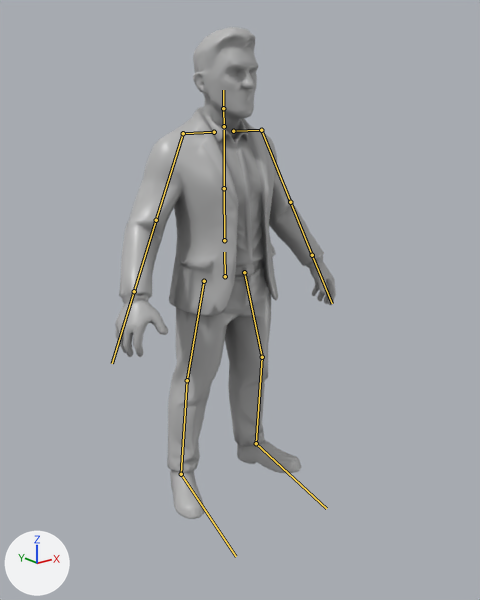
The glTF model app/story/models/vecino.glb: old version first, new version second.
Camera for both pictures: a 50 mm lens placed at (-1.548, -2.022, 1.617), pointed at (-0.083, -0.191, 0.885). The axes (+X, +Y, +Z) are drawn at lower left. The lights are the same throughout. The picture after the commit comes second. The bones that bend it are drawn over the model as lines.

The first picture shows 'Vecino'.
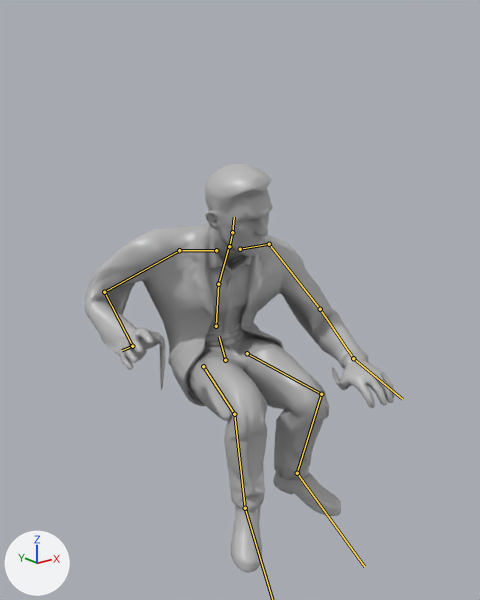
The newer file adds an action. The first version stands in its rest pose; the second is drawn at frame 20 of the action 'Sit'.

The change, as a diff of the scene's bpy script:
```diff
--- a/app/story/models/vecino.glb.py
+++ b/app/story/models/vecino.glb.py
@@ bone_hips @@
 bone_hips = bpy.data.objects['Skeleton'].pose.bones['hips']
-bone_hips.location = (0.0, 0.0, 0.0)
-bone_hips.rotation_quaternion = (1.0, 0.0, 0.0, 0.0)  # degrees (0, 0, 0)
+bone_hips.location = (0.001, -0.357, -0.001)
+bone_hips.rotation_quaternion = (0.971, -0.216, -0.103, 0.028)  # degrees (-26, -11, 6)
@@ bone_spine @@
 bone_spine = bpy.data.objects['Skeleton'].pose.bones['spine']  # child of 'hips'
-bone_spine.rotation_quaternion = (1.0, 0.0, 0.0, 0.0)  # degrees (0, 0, 0)
+bone_spine.rotation_quaternion = (0.939, 0.34, -0.047, -0.034)  # degrees (40, -4, -6)
@@ bone_chest @@
 bone_chest = bpy.data.objects['Skeleton'].pose.bones['chest']  # child of 'spine'
-bone_chest.rotation_quaternion = (1.0, 0.0, 0.0, 0.0)  # degrees (0, 0, 0)
+bone_chest.rotation_quaternion = (0.982, 0.184, -0.036, -0.011)  # degrees (21, -4, -2)
@@ bone_neck @@
 bone_neck = bpy.data.objects['Skeleton'].pose.bones['neck']  # child of 'chest'
-bone_neck.rotation_quaternion = (1.0, 0.0, 0.0, 0.0)  # degrees (0, 0, 0)
+bone_neck.rotation_quaternion = (0.988, -0.096, 0.119, -0.033)  # degrees (-12, 13, -5)
@@ bone_head @@
 bone_head = bpy.data.objects['Skeleton'].pose.bones['head']  # child of 'neck'
-bone_head.rotation_quaternion = (1.0, 0.0, 0.0, 0.0)  # degrees (0, 0, 0)
+bone_head.rotation_quaternion = (0.993, -0.049, 0.105, 0.035)  # degrees (-5, 12, 3)
@@ bone_shoulder_l @@
 bone_shoulder_l = bpy.data.objects['Skeleton'].pose.bones['shoulder.L']  # child of 'chest'
-bone_shoulder_l.rotation_quaternion = (1.0, 0.0, 0.0, 0.0)  # degrees (0, 0, 0)
+bone_shoulder_l.rotation_quaternion = (0.989, -0.085, 0.014, 0.121)  # degrees (-10, 3, 14)
@@ bone_upper_arm_l @@
 bone_upper_arm_l = bpy.data.objects['Skeleton'].pose.bones['upper_arm.L']  # child of 'shoulder.L'
-bone_upper_arm_l.rotation_quaternion = (1.0, 0.0, 0.0, 0.0)  # degrees (0, 0, 0)
+bone_upper_arm_l.rotation_quaternion = (0.864, -0.29, 0.149, -0.384)  # degrees (-38, 2, -49)
@@ bone_forearm_l @@
 bone_forearm_l = bpy.data.objects['Skeleton'].pose.bones['forearm.L']  # child of 'upper_arm.L'
-bone_forearm_l.rotation_quaternion = (1.0, 0.0, 0.0, 0.0)  # degrees (0, 0, 0)
+bone_forearm_l.rotation_quaternion = (0.908, -0.354, -0.171, -0.148)  # degrees (-41, -25, -9)
@@ bone_hand_l @@
 bone_hand_l = bpy.data.objects['Skeleton'].pose.bones['hand.L']  # child of 'forearm.L'
-bone_hand_l.rotation_quaternion = (1.0, 0.0, 0.0, 0.0)  # degrees (0, 0, 0)
+bone_hand_l.rotation_quaternion = (0.889, 0.025, 0.437, -0.135)  # degrees (-7, 52, -21)
@@ bone_shoulder_r @@
 bone_shoulder_r = bpy.data.objects['Skeleton'].pose.bones['shoulder.R']  # child of 'chest'
-bone_shoulder_r.rotation_quaternion = (1.0, 0.0, 0.0, 0.0)  # degrees (0, 0, 0)
+bone_shoulder_r.rotation_quaternion = (0.99, -0.085, -0.014, -0.108)  # degrees (-10, -3, -12)
@@ bone_upper_arm_r @@
 bone_upper_arm_r = bpy.data.objects['Skeleton'].pose.bones['upper_arm.R']  # child of 'shoulder.R'
-bone_upper_arm_r.rotation_quaternion = (1.0, 0.0, 0.0, 0.0)  # degrees (0, 0, 0)
+bone_upper_arm_r.rotation_quaternion = (0.86, 0.163, -0.366, 0.317)  # degrees (4, -47, 39)
@@ bone_forearm_r @@
 bone_forearm_r = bpy.data.objects['Skeleton'].pose.bones['forearm.R']  # child of 'upper_arm.R'
-bone_forearm_r.rotation_quaternion = (1.0, 0.0, 0.0, 0.0)  # degrees (0, 0, 0)
+bone_forearm_r.rotation_quaternion = (0.575, -0.689, 0.333, 0.29)  # degrees (-106, 51, -12)
@@ bone_hand_r @@
 bone_hand_r = bpy.data.objects['Skeleton'].pose.bones['hand.R']  # child of 'forearm.R'
-bone_hand_r.rotation_quaternion = (1.0, 0.0, 0.0, 0.0)  # degrees (0, 0, 0)
+bone_hand_r.rotation_quaternion = (0.855, -0.059, -0.09, 0.507)  # degrees (-11, -5, 62)
@@ bone_thigh_l @@
 bone_thigh_l = bpy.data.objects['Skeleton'].pose.bones['thigh.L']  # child of 'hips'
-bone_thigh_l.rotation_quaternion = (1.0, 0.0, 0.0, 0.0)  # degrees (0, 0, 0)
+bone_thigh_l.rotation_quaternion = (-0.877, 0.445, 0.145, 0.11)  # degrees (-53, -21, -4)
@@ bone_shin_l @@
 bone_shin_l = bpy.data.objects['Skeleton'].pose.bones['shin.L']  # child of 'thigh.L'
-bone_shin_l.rotation_quaternion = (1.0, 0.0, 0.0, 0.0)  # degrees (0, 0, 0)
+bone_shin_l.rotation_quaternion = (0.664, 0.735, -0.111, -0.077)  # degrees (96, -2, -15)
@@ bone_foot_l @@
 bone_foot_l = bpy.data.objects['Skeleton'].pose.bones['foot.L']  # child of 'shin.L'
-bone_foot_l.rotation_quaternion = (1.0, 0.0, 0.0, 0.0)  # degrees (0, 0, 0)
+bone_foot_l.rotation_quaternion = (0.994, 0.041, -0.042, 0.09)  # degrees (4, -5, 10)
@@ bone_thigh_r @@
 bone_thigh_r = bpy.data.objects['Skeleton'].pose.bones['thigh.R']  # child of 'hips'
-bone_thigh_r.rotation_quaternion = (1.0, 0.0, 0.0, 0.0)  # degrees (0, 0, 0)
+bone_thigh_r.rotation_quaternion = (-0.845, 0.515, -0.12, -0.08)  # degrees (-63, 17, 1)
@@ bone_shin_r @@
 bone_shin_r = bpy.data.objects['Skeleton'].pose.bones['shin.R']  # child of 'thigh.R'
-bone_shin_r.rotation_quaternion = (1.0, 0.0, 0.0, 0.0)  # degrees (0, 0, 0)
+bone_shin_r.rotation_quaternion = (0.709, 0.7, 0.074, 0.038)  # degrees (89, 3, 9)
@@ bone_foot_r @@
 bone_foot_r = bpy.data.objects['Skeleton'].pose.bones['foot.R']  # child of 'shin.R'
-bone_foot_r.rotation_quaternion = (1.0, 0.0, 0.0, 0.0)  # degrees (0, 0, 0)
+bone_foot_r.rotation_quaternion = (0.987, 0.125, -0.053, -0.085)  # degrees (15, -5, -11)
```

Where the change shows, as pixel boxes [x1, y1, x2, y2] in the pictures (480 x 600 px):
'Vecino', posed (40% wider, 17% shorter)
    before: [115, 27, 336, 519]
    after: [85, 164, 395, 573]
bone 'hips', root to tip
    before: (225, 276) to (224, 252)
    after: (225, 360) to (219, 336)
bone 'spine', root to tip
    before: (224, 240) to (224, 188)
    after: (216, 326) to (218, 284)
bone 'chest', root to tip
    before: (224, 188) to (224, 130)
    after: (218, 284) to (228, 248)
bone 'neck', root to tip
    before: (224, 126) to (223, 108)
    after: (229, 246) to (232, 232)
bone 'head', root to tip
    before: (223, 108) to (223, 90)
    after: (232, 232) to (234, 217)
bone 'shoulder.L', root to tip
    before: (233, 131) to (261, 130)
    after: (240, 249) to (269, 244)
bone 'upper_arm.L', root to tip
    before: (261, 130) to (290, 202)
    after: (269, 244) to (320, 309)
bone 'forearm.L', root to tip
    before: (290, 202) to (312, 255)
    after: (320, 309) to (353, 358)
bone 'hand.L', root to tip
    before: (312, 255) to (332, 303)
    after: (353, 358) to (402, 399)
bone 'shoulder.R', root to tip
    before: (214, 132) to (183, 133)
    after: (216, 250) to (179, 250)
bone 'upper_arm.R', root to tip
    before: (183, 133) to (156, 220)
    after: (179, 250) to (104, 292)
bone 'forearm.R', root to tip
    before: (156, 220) to (134, 291)
    after: (104, 292) to (132, 346)
bone 'hand.R', root to tip
    before: (134, 291) to (112, 363)
    after: (132, 346) to (122, 350)
bone 'thigh.L', root to tip
    before: (244, 272) to (262, 357)
    after: (247, 353) to (321, 394)
bone 'shin.L', root to tip
    before: (262, 357) to (256, 443)
    after: (321, 394) to (297, 473)
bone 'foot.L', root to tip
    before: (256, 443) to (326, 508)
    after: (297, 473) to (364, 566)
bone 'thigh.R', root to tip
    before: (204, 281) to (187, 380)
    after: (203, 366) to (234, 414)
bone 'shin.R', root to tip
    before: (187, 380) to (181, 474)
    after: (234, 414) to (245, 508)
